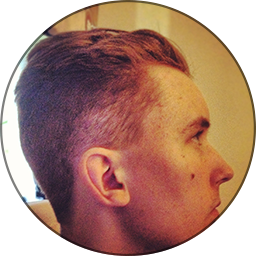
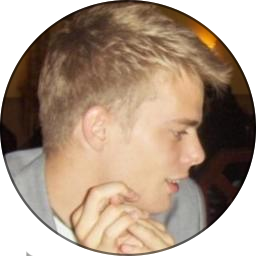
Layer changes from the first 256 x 256 image to the second:
renamed "bild" to "jimmi", painted on it over [0, 0, 256, 256]
